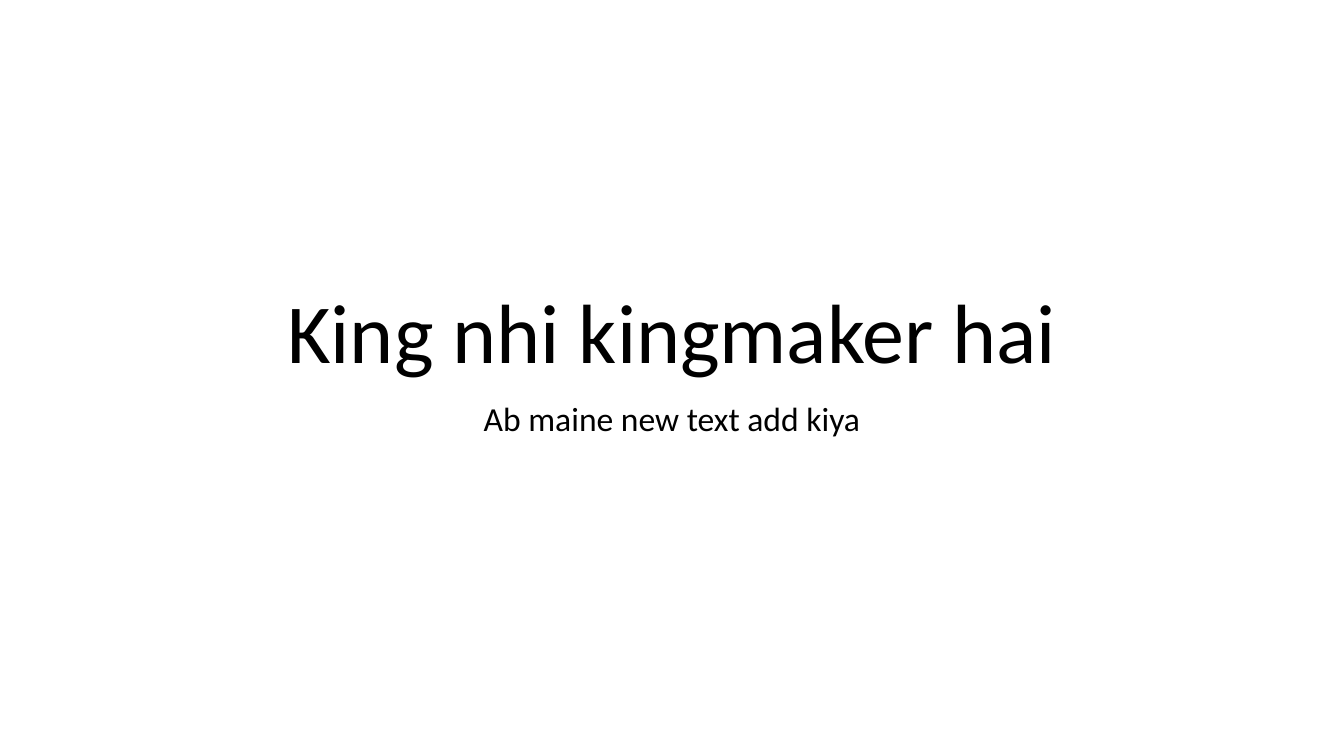
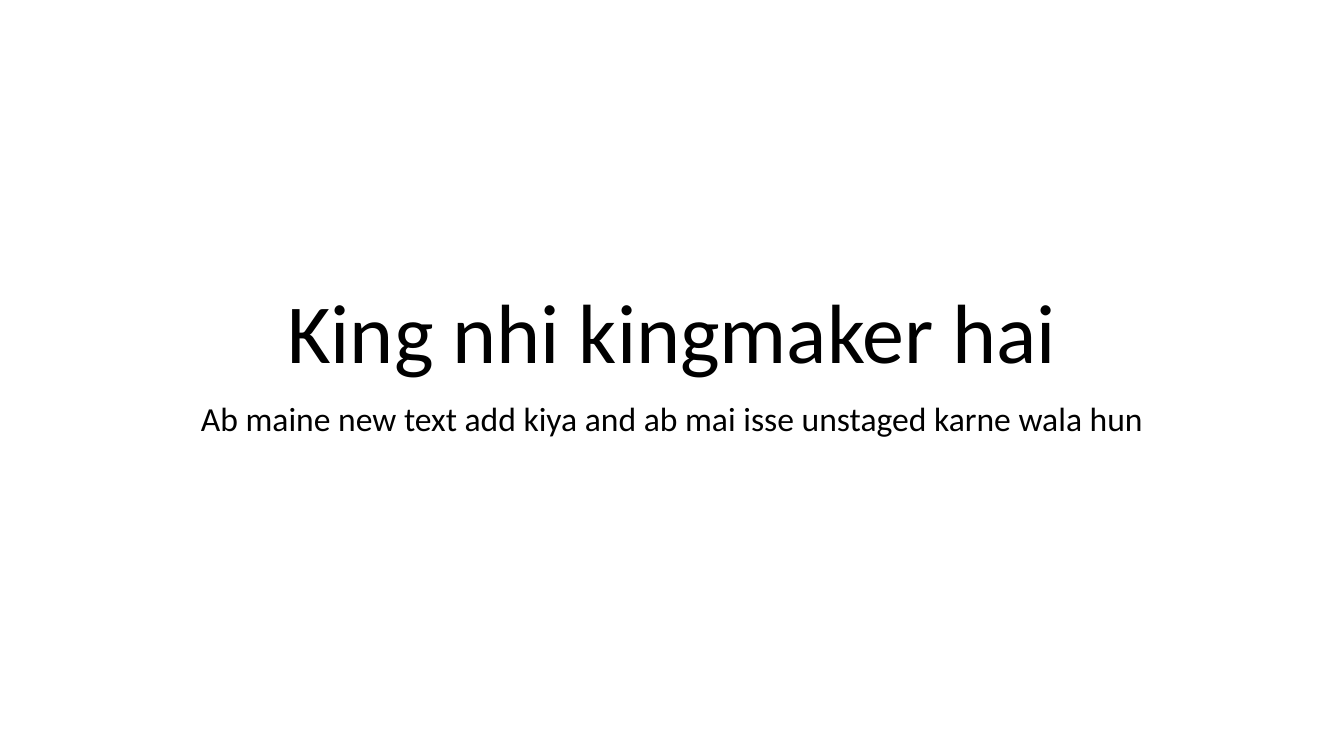
Before and after one commit to chandrakeshram/FakeRepo, a slide deck: slide 1 of sample.pptx. Drawn at 1344x756 pixels with LibreOffice and Linux fonts; fonts in the diff are those of the drawing. Boxes give left, top, right and bottom in pixels: in the first picture for what was removed or moved away, otherwise in the second. Text is boxed around its words. In the diff, an @@ line names an element or a change of style, - is before the commit and + after.

Commit message:
Added directly without staging

```diff
--- a/sample.pptx
+++ b/sample.pptx
@@ subtitle at [201, 407, 1143, 437]: text changed @@
-Ab maine new text add kiya
+Ab maine new text add kiya and ab mai isse unstaged karne wala hun
```
